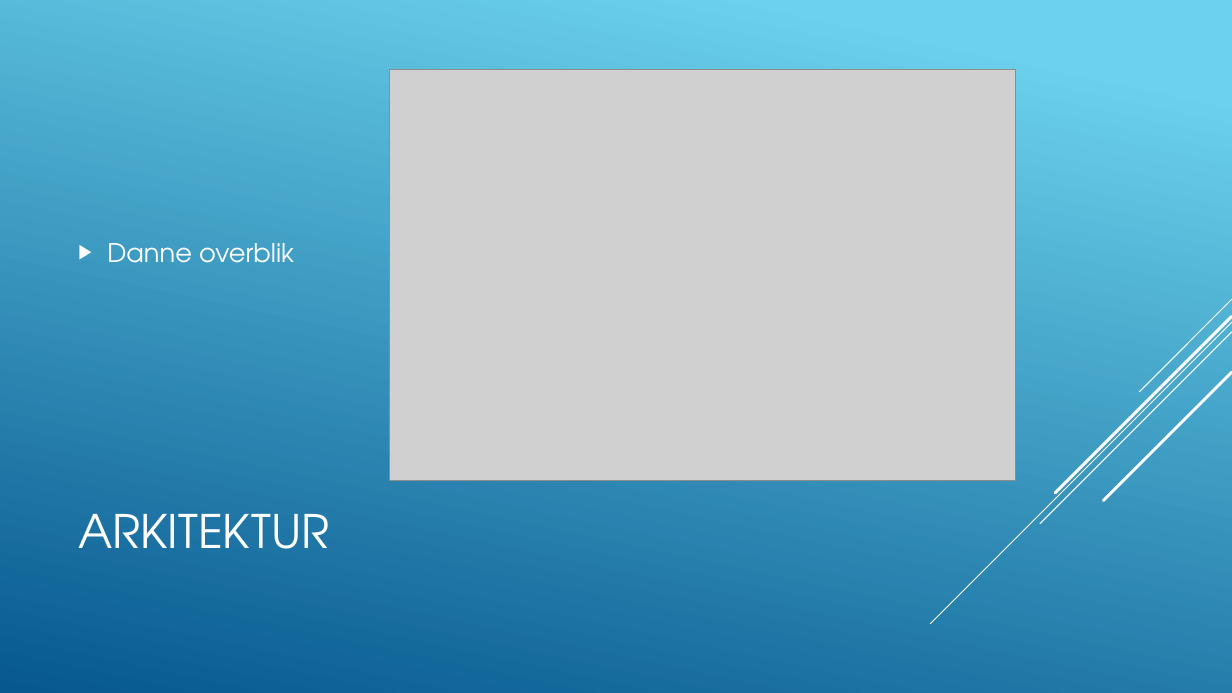
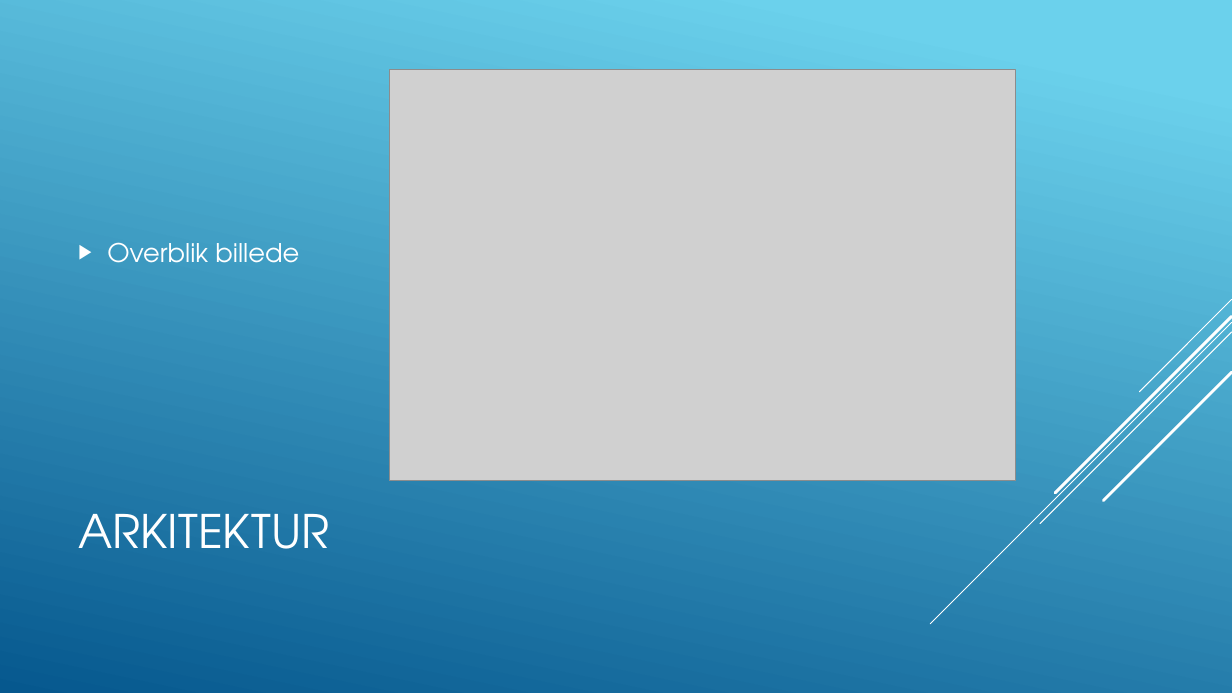
Before and after one commit to Msknudsen/Bachelor-TilsynRamboell-, a slide deck: slide 5 of Bachelor Præsentation.pptx. Drawn at 1232x693 pixels with LibreOffice and Linux fonts; fonts in the diff are those of the drawing; grey boxes stand for pictures. Boxes give left, top, right and bottom in pixels: in the first picture for what was removed or moved away, otherwise in the second. Text is boxed around its words. In the diff, an @@ line names an element or a change of style, - is before the commit and + after.

```diff
--- a/Bachelor Præsentation.pptx
+++ b/Bachelor Præsentation.pptx
@@ text at bbox=[107, 242, 299, 263]: text changed @@
-▶ Danne overblik
+▶ Overblik billede
```
Also in this commit, not shown: 1 other slide changed, 1 other file.
